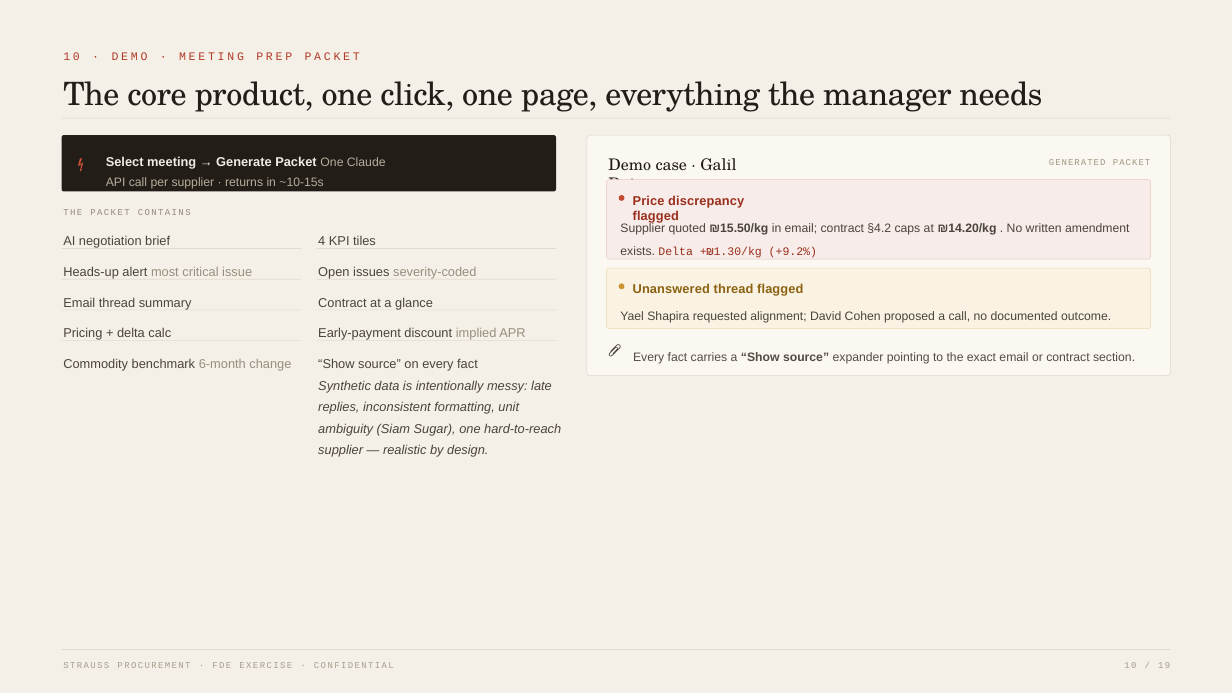
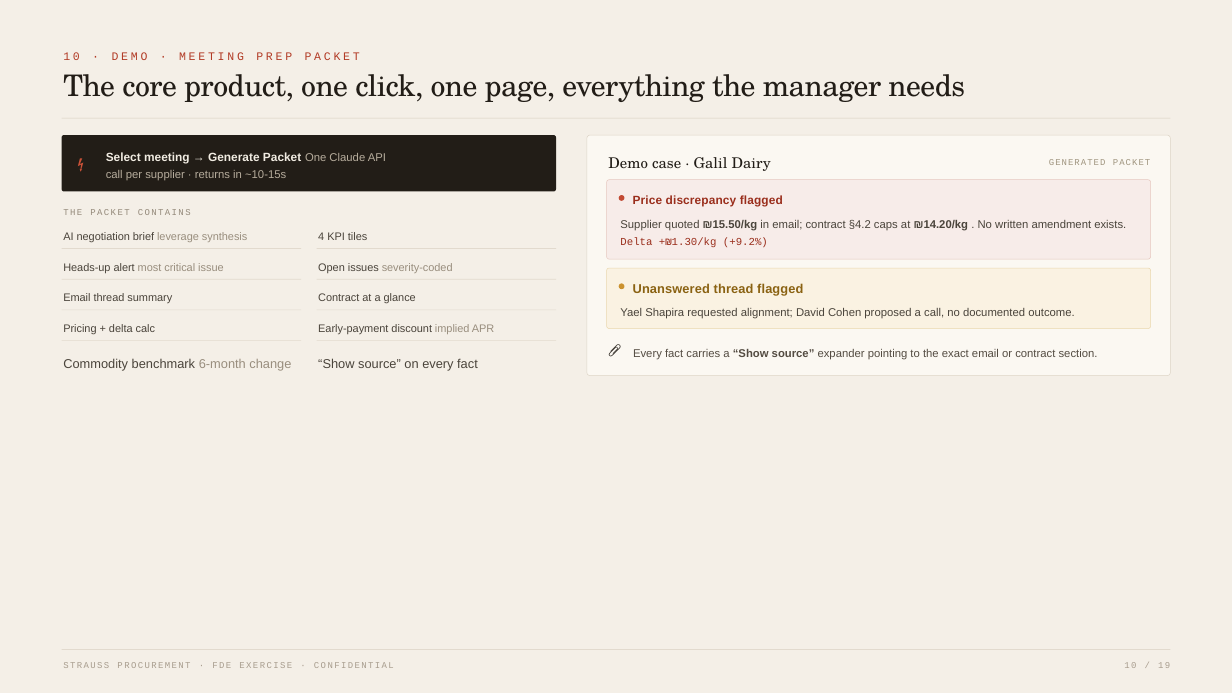
Before and after one commit to jannettec-ai/Strauss-FDE-Exercise, a slide deck: slide 11 of docs/Strauss_FDE_Interview_Deck.pptx. Drawn at 1232x693 pixels with LibreOffice and Linux fonts; fonts in the diff are those of the drawing. Boxes give left, top, right and bottom in pixels: in the first picture for what was removed or moved away, otherwise in the second. Text is boxed around its words. In the diff, an @@ line names an element or a change of style, - is before the commit and + after.

```diff
--- a/docs/Strauss_FDE_Interview_Deck.pptx
+++ b/docs/Strauss_FDE_Interview_Deck.pptx
@@ text "The core product, one click, ..." at bbox=[63, 74, 965, 102]: size 37.5 to 34.7 pt; line spacing 1.03 to 0.83 @@
@@ text "Select meeting → Generate Packet ..." at bbox=[106, 152, 386, 180]: size 15 to 13.9 pt in "Select meeting → Generate Packet"; size 14.2 to 13.2 pt in "One Claude API call per supplier · ..."; line spacing 1.4 to 1.2 @@
@@ text "Demo case · Galil Dairy" at bbox=[608, 157, 771, 171]: size 18.8 to 17.3 pt @@
@@ text "Price discrepancy flagged" at bbox=[633, 195, 783, 206]: size 15 to 13.9 pt @@
@@ text at bbox=[63, 232, 247, 242]: text changed; size 15 to 12.8 pt @@
-AI negotiation brief
+AI negotiation brief leverage synthesis
@@ text "Supplier quoted ₪15.50/kg in email; ..." at bbox=[620, 220, 1126, 248]: size 14.2 to 13.2 pt in "Supplier quoted ₪15.50/kg in email; contract §4.2 ..."; size 13.5 to 12.5 pt in "Delta +₪1.30/kg (+9.2%)"; line spacing 1.55 to 1.35 @@
@@ text "Yael Shapira requested alignment; David ..." at bbox=[620, 308, 1074, 319]: size 14.2 to 13.2 pt; line spacing 1.55 to 1.35 @@
@@ size 15 to 12.8 pt; line spacing 1.4 to 1.2 in 7 elements at bbox=[318, 232, 367, 240], bbox=[63, 263, 223, 273], bbox=[318, 263, 453, 273], bbox=[63, 293, 172, 303], bbox=[318, 293, 416, 303], bbox=[63, 324, 155, 334], bbox=[318, 324, 494, 334] @@
@@ text "Every fact carries a “Show ..." at bbox=[633, 349, 1098, 360]: size 14.2 to 13.2 pt; line spacing 1.5 to 1.3 @@
@@ text at bbox=[318, 380, 561, 457]: paragraph removed @@
-Synthetic data is intentionally messy: late replies, inconsistent formatting, unit ambiguity (Siam Sugar), one hard-to-reach supplier — realistic by design.
```
Also in this commit, not shown: 18 other slides changed, 10 other files.
